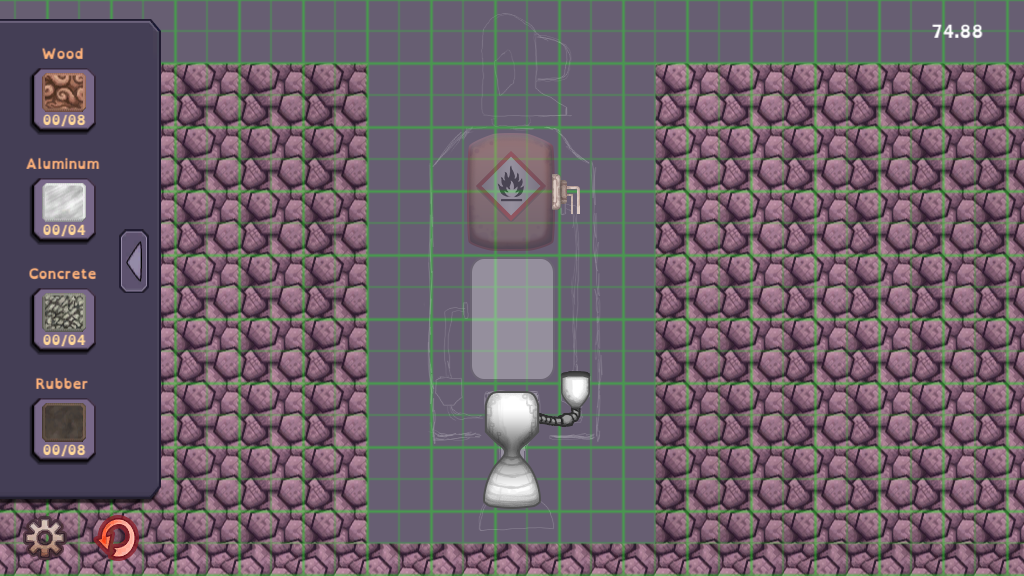
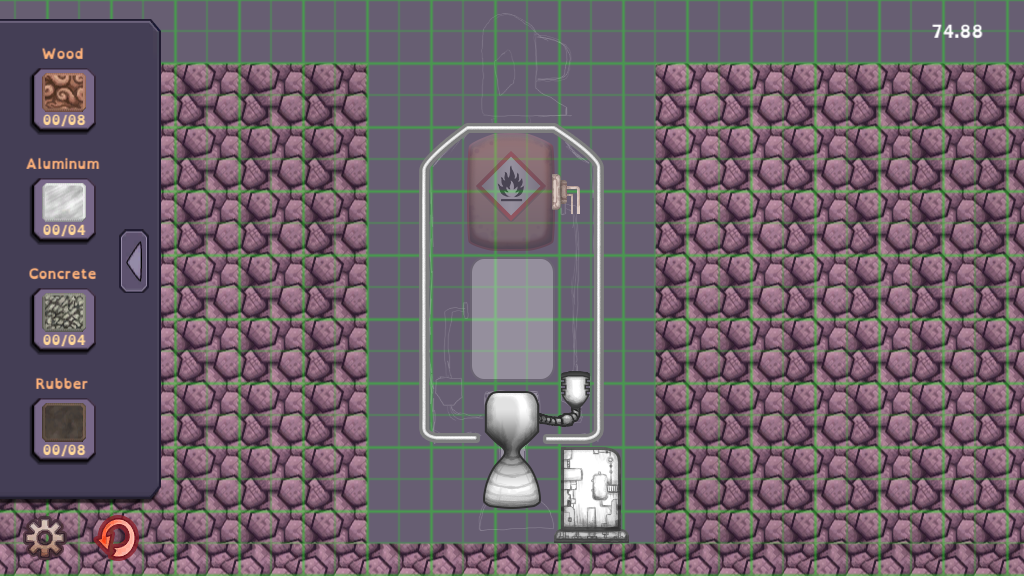
The second 1024 × 576 image is a revision of the first. Changes to its layers:
added layer "Layer 16" above "Layer 15" over [554,448,629,543]
added layer "Layer 15" (multiply) above "doodad" over [554,447,629,543]
added group "doodad" with 2 layers above "Shape 3 copy 2" over [554,447,629,543]
added layer "Rounded Rectangle 3" in group "doodad" over [554,529,629,543]
added layer "Shape 3" in group "doodad" over [561,447,621,530]
added layer "Shape 3 copy 2" above "combustion" over [422,126,601,441]
added group "combustion" with 2 layers above "Layer 14" over [474,391,553,509]
"Layer 12": opacity 50% → 59%, moved it into group "combustion", painted on it over [474,391,553,509]
moved "Shape 3 copy" into group "combustion" over [483,391,541,509]
painted on "Layer 9" over [561,376,587,408]
painted on "Shape 2" over [561,375,590,408]
added layer "Layer 13" in group "pump" over [557,411,577,421]
painted on "Layer 10" over [533,415,546,423]
